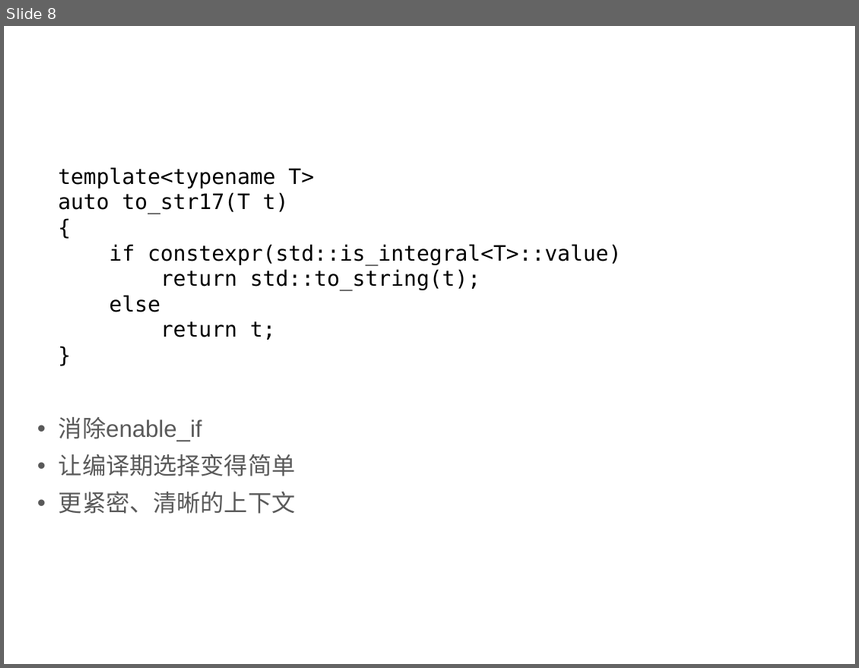
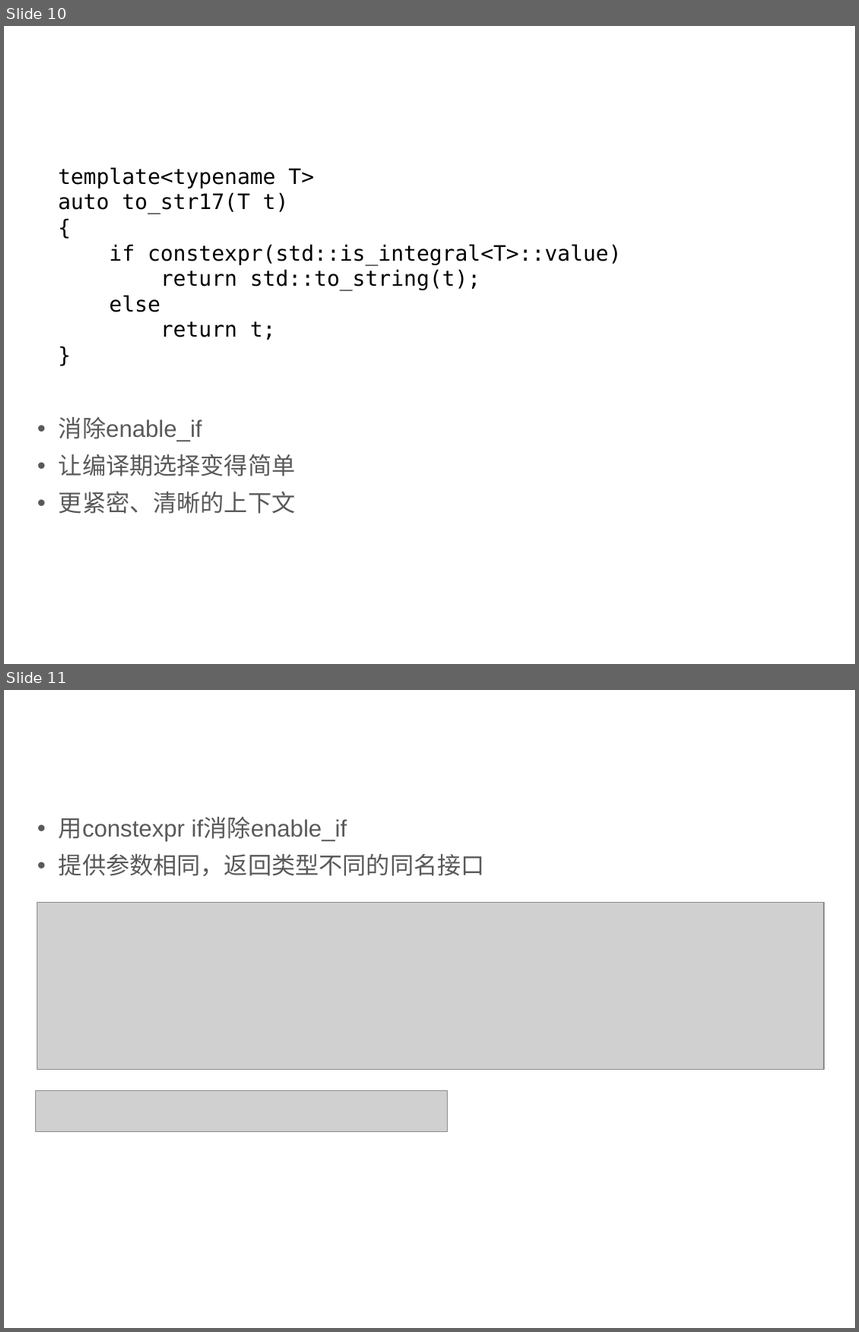
Before and after one commit to qicosmos/cppcon2017, a slide deck: CPP-Summit.pptx. Shown one above the other, each under a label of ours: slide 8 before the commit, slides 10 and 11 after it. The pictures are 859x668 and 859x1332 pixels, drawn with LibreOffice and Linux fonts; fonts in the diff are those of the drawing; grey boxes stand for pictures; background and template pictures are left out. Boxes give left, top, right and bottom in pixels: in the first picture for what was removed or moved away, otherwise in the second. Text is boxed around its words. In the diff, an @@ line names an element or a change of style, - is before the commit and + after.

```diff
--- a/CPP-Summit.pptx
+++ b/CPP-Summit.pptx
@@ slide 11 added at bbox=[4, 690, 855, 1328], background #FFFFFF @@
@@ text added at bbox=[28, 719, 640, 757], 24 pt, text #FFFFFF @@
+Enable_if
@@ text added at bbox=[59, 818, 485, 876], 20 pt, text #595959 @@
+• 用constexpr if消除enable_if
+• 提供参数相同，返回类型不同的同名接口
@@ picture added at bbox=[37, 902, 824, 1070] @@
@@ picture added at bbox=[35, 1091, 448, 1132] @@
@@ what was slide 8 is now slide 10 @@
```
Also in this commit, not shown: 3 slides changed, 3 other slides added, 1 slide removed.
